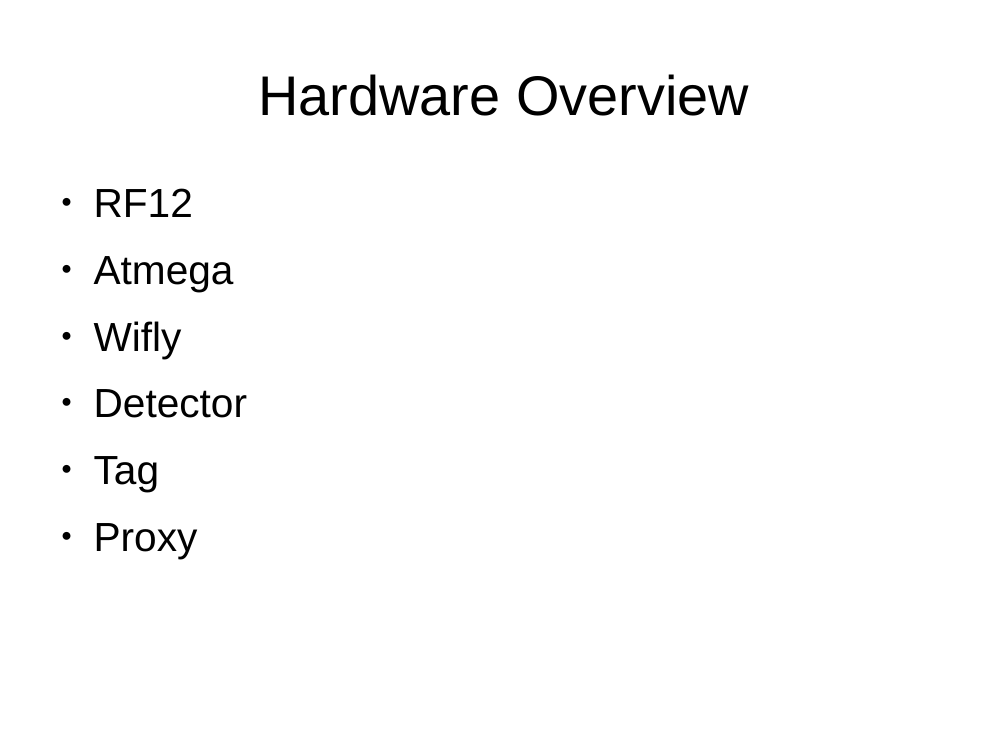
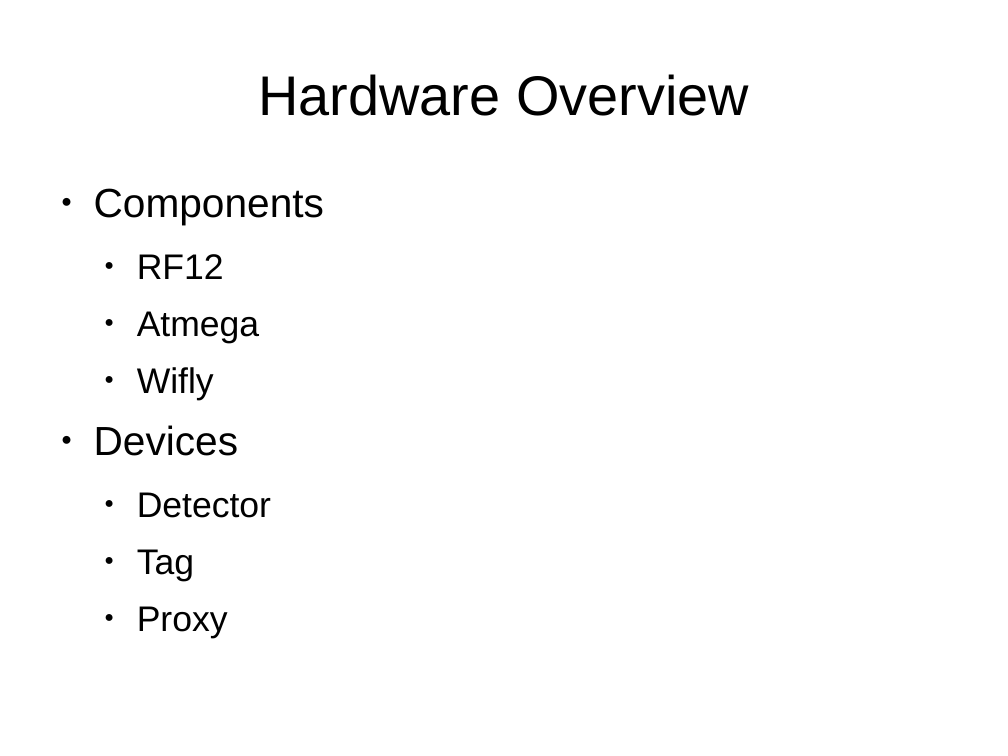
Before and after one commit to jolleekin/tiu-tracking, a slide deck: slide 4 of Docs/presentation_outline_v0.1.odp. Drawn at 1008x756 pixels with LibreOffice and Linux fonts; fonts in the diff are those of the drawing. Boxes give left, top, right and bottom in pixels: in the first picture for what was removed or moved away, otherwise in the second. Text is boxed around its words. In the diff, an @@ line names an element or a change of style, - is before the commit and + after.

```diff
--- a/Docs/presentation_outline_v0.1.odp
+++ b/Docs/presentation_outline_v0.1.odp
@@ text at (94, 188, 324, 225): paragraph added @@
+● Components
@@ text at (137, 254, 271, 638): size 32 to 28 pt in "RF12", "Atmega", "Wifly", "Detector" and 2 more places; list level 1 to 2 in "RF12"; list level 1 to 2 in "Atmega"; list level 1 to 2 in "Wifly"; list level 1 to 2 in "Detector"; list level 1 to 2 in "Tag"; list level 1 to 2 in "Proxy" @@
@@ text at (94, 425, 239, 456): paragraph added @@
+● Devices
```
Also in this commit, not shown: 1 other slide changed, 4 slides added, 2 slides removed.
